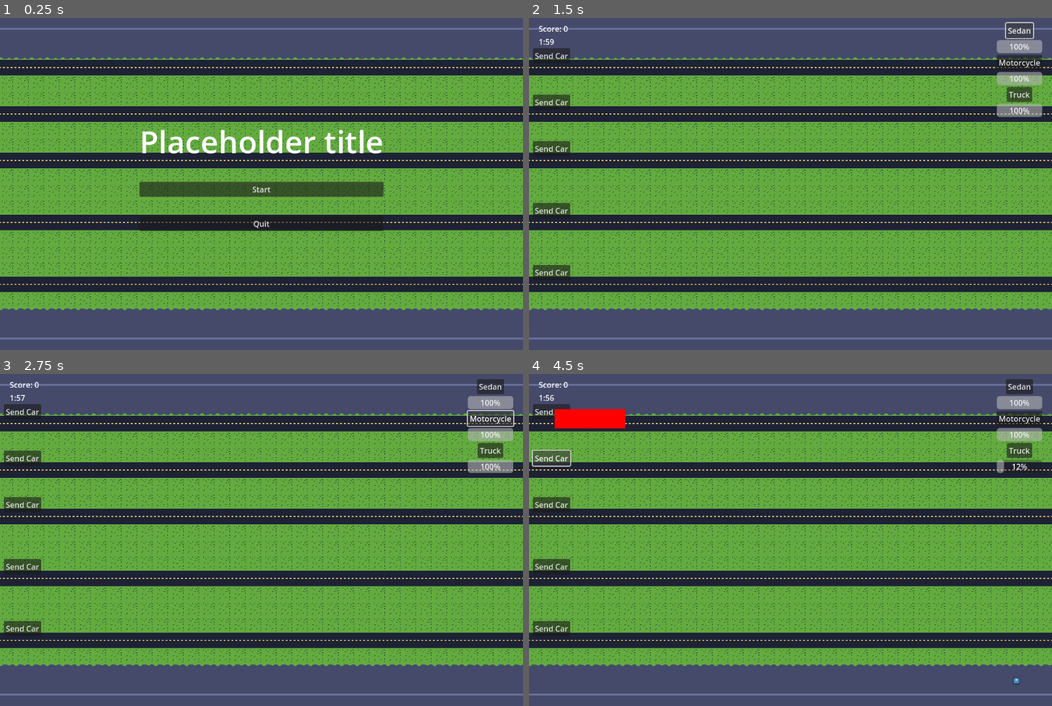
Above: before the commit, frames 1-4 (two rows, left to right).
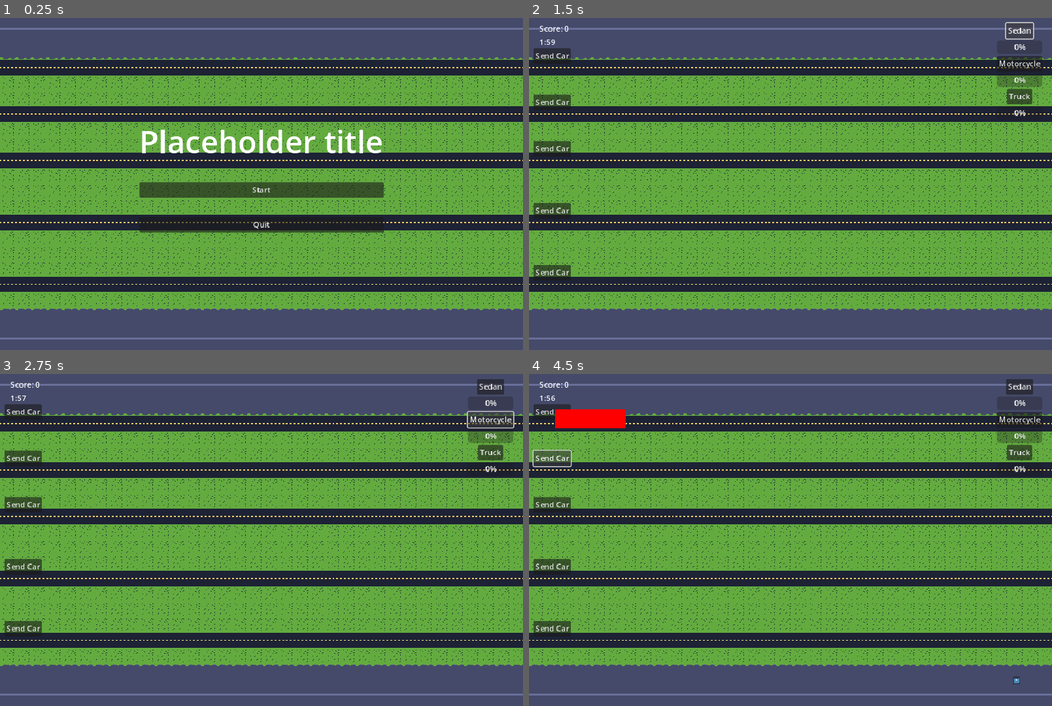
Above: after the commit, the same moments.

Repository: vaughnzaayer/RoadyCross
Game: Godot game, scene res://Scenes/Game.tscn
Two runs of this game, one before a commit and one after it. Both use one fixed random seed, a clock stepped at 60 frames per second and the inputs below. The engine's default icon, where the game draws it, is replaced by a stand-in: a white triangle on a blue panel in a dark square.
Inputs:
- Up to frame 1 (0.25 s): no input
- Up to frame 2 (1.5 s): click "Start" at 0.5 s; click "Sedan" at 1.25 s
- Up to frame 3 (2.75 s): click "Motorcycle" at 2 s
- Up to frame 4 (4.5 s): click "Truck" at 2.75 s; click "Send Car" at 3.5 s; click "Send Car" at 4.25 s

The runs differ from the first frame. In frame 1, 6.8% of the frame differs, in the area x 0-100%, y 11-88%; in frame 2, 7.6%; in frame 3, 7.7%, in the area x 0-100%, y 2-88%; in frame 4, 7.5%.
Error in both runs: Attempt to call function 'play' in base 'null instance' on a null instance. (res://Scripts/Animal.gd:112)

Commit message:
bear and chicken animations

Diff:
--- a/Scenes/Animals/Bear.tscn
+++ b/Scenes/Animals/Bear.tscn
@@ -1,13 +1,112 @@
-[gd_scene load_steps=7 format=3 uid="uid://ygsjo4jr1rmu"]
+[gd_scene load_steps=12 format=3 uid="uid://ygsjo4jr1rmu"]
 
 [ext_resource type="Script" path="res://Scripts/Bear.gd" id="1_xkiby"]
-[ext_resource type="Texture2D" uid="uid://b6rc1xcxo15dr" path="res://icon.svg" id="2_wc868"]
+[ext_resource type="Texture2D" uid="uid://dfc6di601w46c" path="res://Sprites/Bear.png" id="2_dm8xk"]
 [ext_resource type="PackedScene" uid="uid://ffmpggw8q73b" path="res://Scenes/AudioLibraries/BearAudioLibrary.tscn" id="3_kgteu"]
 [ext_resource type="Script" path="res://Scripts/SpriteBlinkUtility.gd" id="3_vfgng"]
 [ext_resource type="PackedScene" uid="uid://v6c3iod8c2t5" path="res://Scenes/SpriteBlinkUtility.tscn" id="4_gmhi4"]
 
 [sub_resource type="CircleShape2D" id="CircleShape2D_k5q6t"]
 radius = 18.0
+
+[sub_resource type="Animation" id="Animation_a1qtv"]
+resource_name = "Idle"
+tracks/0/type = "value"
+tracks/0/imported = false
+tracks/0/enabled = true
+tracks/0/path = NodePath("Sprite2D:frame")
+tracks/0/interp = 1
+tracks/0/loop_wrap = true
+tracks/0/keys = {
+"times": PackedFloat32Array(0),
+"transitions": PackedFloat32Array(1),
+"update": 1,
+"values": [0]
+}
+
+[sub_resource type="Animation" id="Animation_l4ca6"]
+length = 0.001
+tracks/0/type = "value"
+tracks/0/imported = false
+tracks/0/enabled = true
+tracks/0/path = NodePath("Sprite2D:frame")
+tracks/0/interp = 1
+tracks/0/loop_wrap = true
+tracks/0/keys = {
+"times": PackedFloat32Array(0),
+"transitions": PackedFloat32Array(1),
+"update": 1,
+"values": [0]
+}
+
+[sub_resource type="Animation" id="Animation_fkx5v"]
+resource_name = "Move"
+length = 0.40001
+loop_mode = 1
+tracks/0/type = "value"
+tracks/0/imported = false
+tracks/0/enabled = true
+tracks/0/path = NodePath("Sprite2D:frame")
+tracks/0/interp = 1
+tracks/0/loop_wrap = true
+tracks/0/keys = {
+"times": PackedFloat32Array(0, 0.2),
+"transitions": PackedFloat32Array(1, 1),
+"update": 1,
+"values": [1, 0]
+}
+
+[sub_resource type="Animation" id="Animation_sb6j5"]
+resource_name = "Die"
+length = 2.00001
+tracks/0/type = "value"
+tracks/0/imported = false
+tracks/0/enabled = true
+tracks/0/path = NodePath("Sprite2D:frame")
+tracks/0/interp = 1
+tracks/0/loop_wrap = true
+tracks/0/keys = {
+"times": PackedFloat32Array(0),
+"transitions": PackedFloat32Array(1),
+"update": 1,
+"values": [2]
+}
+tracks/1/type = "method"
+tracks/1/imported = false
+tracks/1/enabled = true
+tracks/1/path = NodePath("Sprite2D")
+tracks/1/interp = 1
+tracks/1/loop_wrap = true
+tracks/1/keys = {
+"times": PackedFloat32Array(1),
+"transitions": PackedFloat32Array(1),
+"values": [{
+"args": [],
+"method": &"Blink"
+}]
+}
+tracks/2/type = "method"
+tracks/2/imported = false
+tracks/2/enabled = true
+tracks/2/path = NodePath(".")
+tracks/2/interp = 1
+tracks/2/loop_wrap = true
+tracks/2/keys = {
+"times": PackedFloat32Array(2),
+"transitions": PackedFloat32Array(1),
+"values": [{
+"args": [],
+"method": &"queue_free"
+}]
+}
+
+[sub_resource type="AnimationLibrary" id="AnimationLibrary_8vx2i"]
+_data = {
+"Die": SubResource("Animation_sb6j5"),
+"Idle": SubResource("Animation_a1qtv"),
+"Move": SubResource("Animation_fkx5v"),
+"RESET": SubResource("Animation_l4ca6")
+}
 
 [node name="Bear" type="Node2D"]
 script = ExtResource("1_xkiby")
@@ -21,10 +120,18 @@
 shape = SubResource("CircleShape2D_k5q6t")
 
 [node name="Sprite2D" type="Sprite2D" parent="."]
-scale = Vector2(0.26, 0.26)
-texture = ExtResource("2_wc868")
+scale = Vector2(1.5, 1.5)
+texture = ExtResource("2_dm8xk")
+hframes = 2
+vframes = 2
 script = ExtResource("3_vfgng")
 
 [node name="AnimationPlayer" parent="Sprite2D" instance=ExtResource("4_gmhi4")]
 
 [node name="AudioLibrary" parent="." instance=ExtResource("3_kgteu")]
+
+[node name="AnimationPlayer" type="AnimationPlayer" parent="."]
+autoplay = "Idle"
+libraries = {
+"": SubResource("AnimationLibrary_8vx2i")
+}
--- a/Scenes/Animals/Chicken.tscn
+++ b/Scenes/Animals/Chicken.tscn
@@ -132,6 +132,7 @@
 [node name="AudioLibrary" parent="." instance=ExtResource("2_vls3i")]
 
 [node name="AnimationPlayer" type="AnimationPlayer" parent="."]
+autoplay = "Idle"
 libraries = {
 "": SubResource("AnimationLibrary_1kokj")
 }
--- a/Scripts/GameUI.gd
+++ b/Scripts/GameUI.gd
@@ -7,9 +7,7 @@
 @onready var selectSedan = $MarginContainer/CarSelection/SelectSedan
 @onready var selectMotorcycle = $MarginContainer/CarSelection/SelectMotorcycle
 @onready var selectTruck = $MarginContainer/CarSelection/SelectTruck
-@onready var sedanCdBar = $MarginContainer/CarSelection/SedanCdBar
-@onready var motorcycleCdBar = $MarginContainer/CarSelection/MotorcycleCdBar
-@onready var truckCdBar = $MarginContainer/CarSelection/TruckCdBar
+
 
 @onready var mainMenu = $MarginContainer/Title
 @onready var endscreen = $MarginContainer/Endscreen
@@ -48,10 +46,6 @@
 	selectMotorcycle.pressed.connect(Callable(self, "MotorcycleSelected"))
 	selectTruck.pressed.connect(Callable(self, "TruckSelected"))
 
-	sedanCdBar.max_value = GameManager.sedanCdTime
-	motorcycleCdBar.max_value = GameManager.motorcycleCdTime
-	truckCdBar.max_value = GameManager.truckCdTime
-
 # Called every frame. 'delta' is the elapsed time since the previous frame.
 func _process(delta):
 	match state:
@@ -60,10 +54,6 @@
 		states.GAMEPLAY:
 			scoreDisplay.text = "Score: " + str(GameManager.score)
 			timeDisplay.text = CalculateTime()
-
-	sedanCdBar.value = GameManager.sedanCdTime - GameManager.sedanCooldownTimer.time_left
-	motorcycleCdBar.value = GameManager.motorcycleCdTime - GameManager.motorcycleCooldownTimer.time_left
-	truckCdBar.value = GameManager.truckCdTime - GameManager.truckCooldownTimer.time_left
 
 func ChangeState(newState):
 	prevState = state
@@ -85,10 +75,6 @@
 	gameplayInfo.visible = false
 	endscreen.visible = false
 	carSelect.visible = false
-	sedanCdBar.visible = false
-	motorcycleCdBar.visible = false
-	truckCdBar.visible = false
-
 
 	startButton.disabled = false
 	quitButton.disabled = false
@@ -108,9 +94,6 @@
 	gameplayInfo.visible = true
 	endscreen.visible = false
 	carSelect.visible = true
-	sedanCdBar.visible = true
-	motorcycleCdBar.visible = true
-	truckCdBar.visible = true
 
 	startButton.disabled = true
 	quitButton.disabled = true
@@ -128,9 +111,6 @@
 	gameplayInfo.visible = false
 	endscreen.visible = true
 	carSelect.visible = false
-	sedanCdBar.visible = false
-	motorcycleCdBar.visible = false
-	truckCdBar.visible = false
 
 	startButton.disabled = true
 	quitButton.disabled = true
--- a/project.godot
+++ b/project.godot
@@ -24,7 +24,7 @@
 
 window/size/viewport_width=1080
 window/size/viewport_height=720
-window/stretch/mode="viewport"
+window/stretch/mode="canvas_items"
 
 [input]
 
Binary file added: Sprites/Bear.png
Not shown, added: Sprites/Bear.png.import
